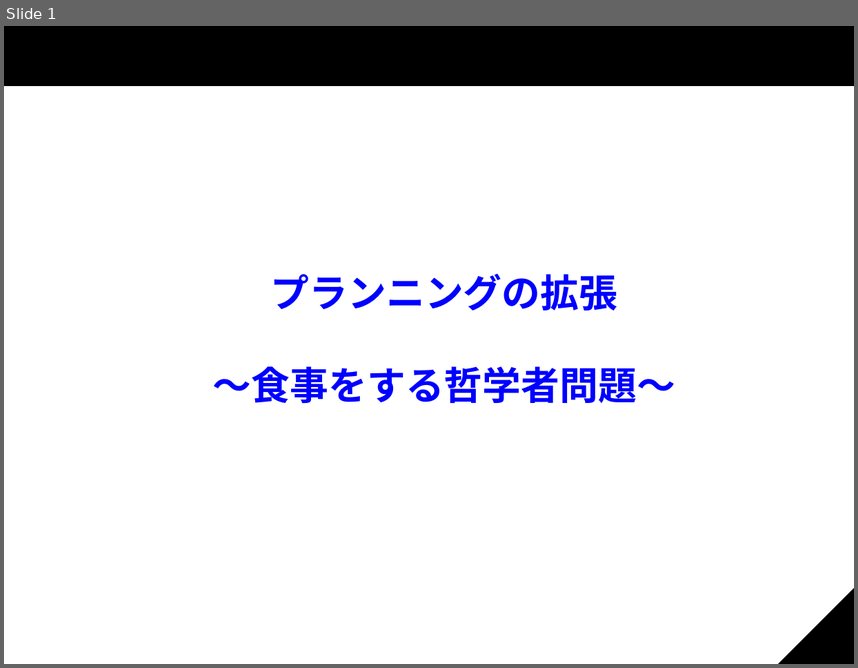
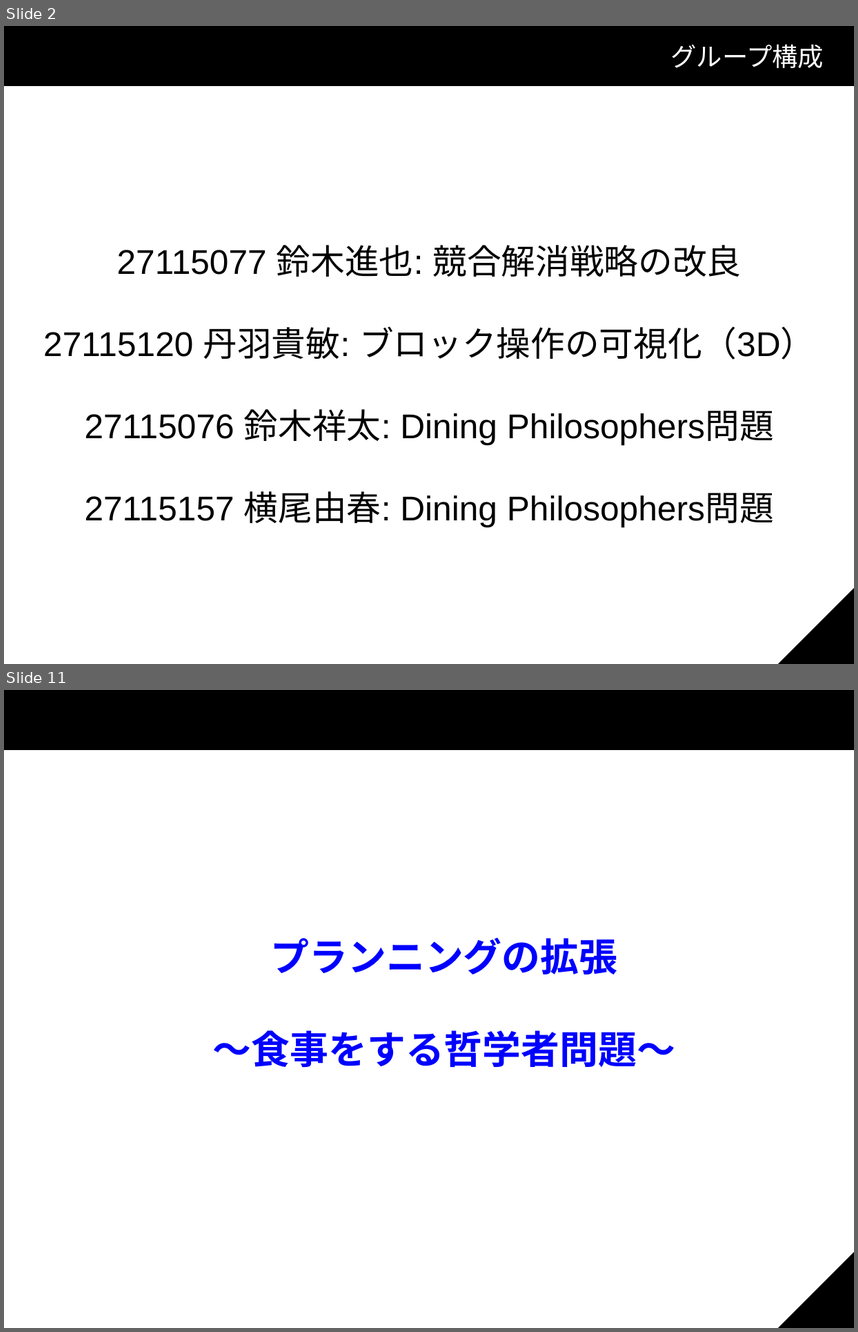
Before and after one commit to KP-3/Shota, a slide deck: スライド.odp. Shown one above the other, each under a label of ours: slide 1 before the commit, slides 2 and 11 after it; the slides between them are not shown. The pictures are 858x668 and 858x1332 pixels, drawn with LibreOffice and Linux fonts; fonts in the diff are those of the drawing; background and template pictures are left out. Boxes give left, top, right and bottom in pixels: in the first picture for what was removed or moved away, otherwise in the second. Text is boxed around its words. In the diff, an @@ line names an element or a change of style, - is before the commit and + after.

```diff
--- a/スライド.odp
+++ b/スライド.odp
@@ slide 2 added at <box>4,26,854,664</box>, background #FFFFFF; not listed: 3 template elements that a slide beside it also shows @@
@@ title added at <box>671,44,824,68</box>, 24 pt, text #FFFFFF @@
+グループ構成
@@ subtitle added at <box>43,245,815,527</box>, 32 pt, text #000000 @@
+27115077 鈴木進也: 競合解消戦略の改良
+27115120 丹羽貴敏: ブロック操作の可視化（3D）
+27115076 鈴木祥太: Dining Philosophers問題
+27115157 横尾由春: Dining Philosophers問題
@@ what was slide 1 is now slide 11 @@
```
Also in this commit, not shown: 9 slides changed, 10 other slides added.
